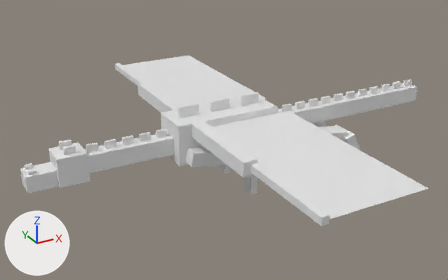
Renders of the Blender file EnderDragon.blend from each side of a commit.
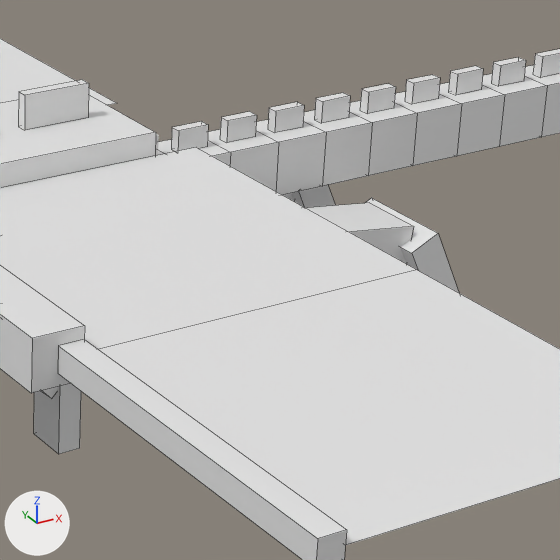
The first picture shows the older version from a camera (50 mm lens) standing at (-161.0, -297.0, 141.0) and looking at (6.0, 6.0, -11.0). The close-ups show both versions on the part from 52% to 87% of the width and 25% to 80% of the height of that picture; other places that the commit changed are outside them. Arrows for +X, +Y and +Z are at lower left; the lights stay in place. The close-ups show mesh edges as thin lines.

The older version as bpy lines, for what is in view:
```python
me_cube_025 = bpy.data.meshes.new('Cube.025')
me_cube_025.from_pydata(...)  # a box spanning x -0.5..0.5, y -0.5..0.5, z -0.5..0.5
me_cube_025.materials.append(mat_material)  # white #e7e7e7
me_cube_041 = bpy.data.meshes.new('Cube.041')
me_cube_041.from_pydata(...)  # a box spanning x -0.5..0.5, y -0.5..0.5, z -0.5..0.5
me_cube_041.materials.append(mat_material)  # white #e7e7e7
me_cube_059 = bpy.data.meshes.new('Cube.059')
me_cube_059.from_pydata(...)  # a box spanning x -0.5..0.5, y -0.5..0.5, z -0.5..0.5
me_cube_059.materials.append(mat_material)  # white #e7e7e7
ob_cube_024 = bpy.data.objects.new('Cube.024', me_cube_025)
ob_cube_024.location = (77.0, 0.0, -2.5)
ob_cube_024.scale = (10.0, 10.0, 10.0)
ob_cube_040 = bpy.data.objects.new('Cube.040', me_cube_041)
ob_cube_040.location = (97.0, 0.0, -2.5)
ob_cube_040.scale = (10.0, 10.0, 10.0)
ob_cube_058 = bpy.data.objects.new('Cube.058', me_cube_059)
ob_cube_058.location = (-18.0, -96.0, 8.0)
ob_cube_058.scale = (4.0, 56.0, 4.0)
# also in view: 'Cube.036' at (117.0, 0.0, -2.0); 'Cube.026' at (67.0, 0.0, -2.0); 'Cube.037' at (117.0, 0.0, 4.0); 'Cube.053' at (84.0, -16.0, -23.0); 'Cube.060' at (12.0, -96.0, 8.0)
```
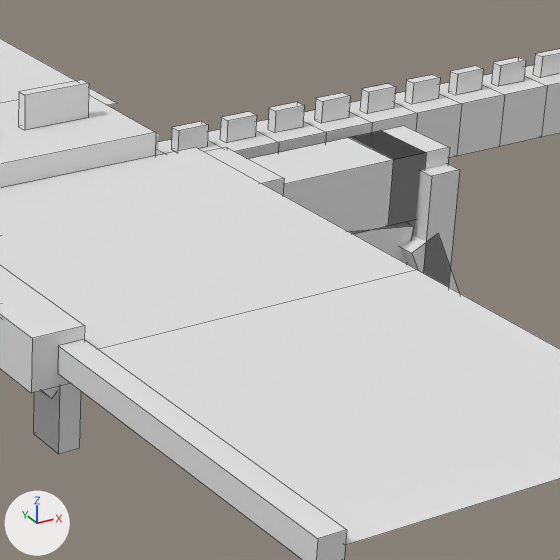
What the commit changed:
Object 'Cube.075' (ob_cube_075) is new; it shows a copy of the mesh of ob_cube_058.
Its location is (79.0, -16.0, -3.0).
Its scale is (12.0, 12.0, 12.0).
Object 'Cube.074' (ob_cube_074) is new; it shows a copy of the mesh of ob_cube_058.
Its location is (82.0, -16.0, -12.0).
Its scale is (6.0, 18.0, 24.0).
Object 'Cube.073' (ob_cube_073) is new; it shows a copy of the mesh of ob_cube_058.
Its location is (64.0, -16.0, -3.0).
Its scale is (32.0, 12.0, 12.0).
Object 'Cube.072' (ob_cube_072) is new; it shows a copy of the mesh of ob_cube_058.
Its location is (33.0, -16.0, -3.0).
Its scale is (32.0, 16.0, 16.0).

Pixel boxes (x1, y1, x2, y2) of what changed, in the close-ups (560 x 560 px):
'Cube.073', added: after (249, 131, 426, 234)
'Cube.074', added: after (407, 164, 460, 286)
'Cube.075', added: after (349, 126, 450, 226)
'Cube.072', added: after (206, 147, 284, 195)
'Cube.026', unchanged, covered by the edit: before (256, 120, 326, 195); after (256, 120, 326, 153)
'Cube.024', unchanged, covered by the edit: before (303, 110, 372, 186); after (303, 110, 372, 143)
'Cube.042', unchanged, covered by the edit: before (349, 101, 417, 176); after (349, 101, 417, 133)
